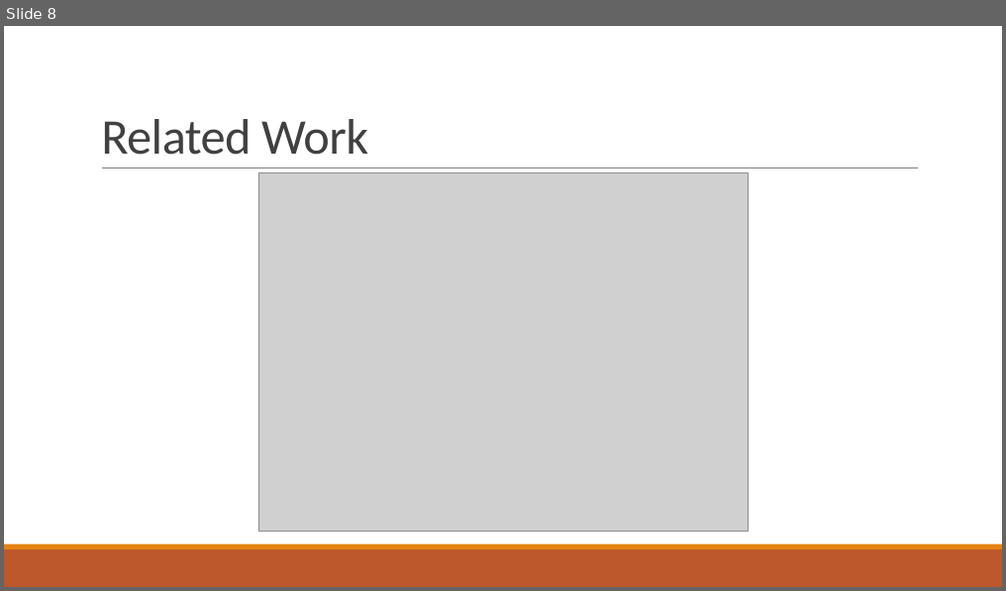
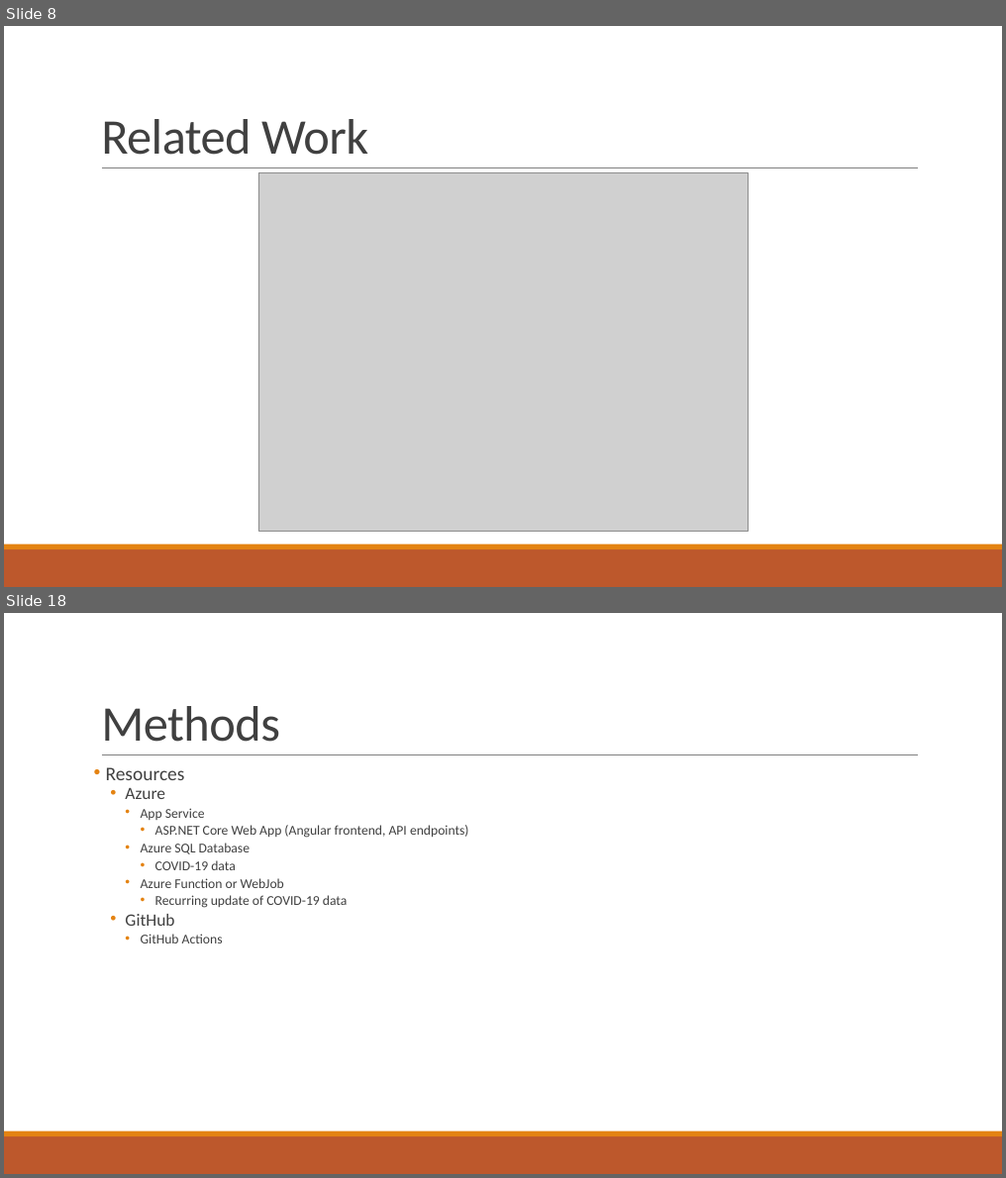
Before and after one commit to npalacio/School, a slide deck: Capstone/Presentation/CapstoneProposal.pptx. Shown one above the other, each under a label of ours: slide 8 before the commit, slides 8 and 18 after it; the slides between them are not shown. The pictures are 1006x591 and 1006x1178 pixels, drawn with LibreOffice and Linux fonts; fonts in the diff are those of the drawing; grey boxes stand for pictures. Boxes give left, top, right and bottom in pixels: in the first picture for what was removed or moved away, otherwise in the second. Text is boxed around its words. In the diff, an @@ line names an element or a change of style, - is before the commit and + after.

```diff
--- a/Capstone/Presentation/CapstoneProposal.pptx
+++ b/Capstone/Presentation/CapstoneProposal.pptx
@@ slide 18 added at (x1=4, y1=613, x2=1002, y2=1174), background #FFFFFF; not listed: 3 template elements that a slide beside it also shows @@
@@ title added at (x1=101, y1=706, x2=280, y2=742), 48 pt, text #404040 @@
+Methods
@@ text added at (x1=106, y1=767, x2=469, y2=944), 12.9 pt, text #404040 @@
+• Resources
+  • Azure
+    • App Service
+      • ASP.NET Core Web App (Angular frontend, API endpoints)
+    • Azure SQL Database
+      • COVID-19 data
+    • Azure Function or WebJob
+      • Recurring update of COVID-19 data
+  • GitHub
+    • GitHub Actions
```
Also in this commit, not shown: 2 slides changed, 12 other slides added.
